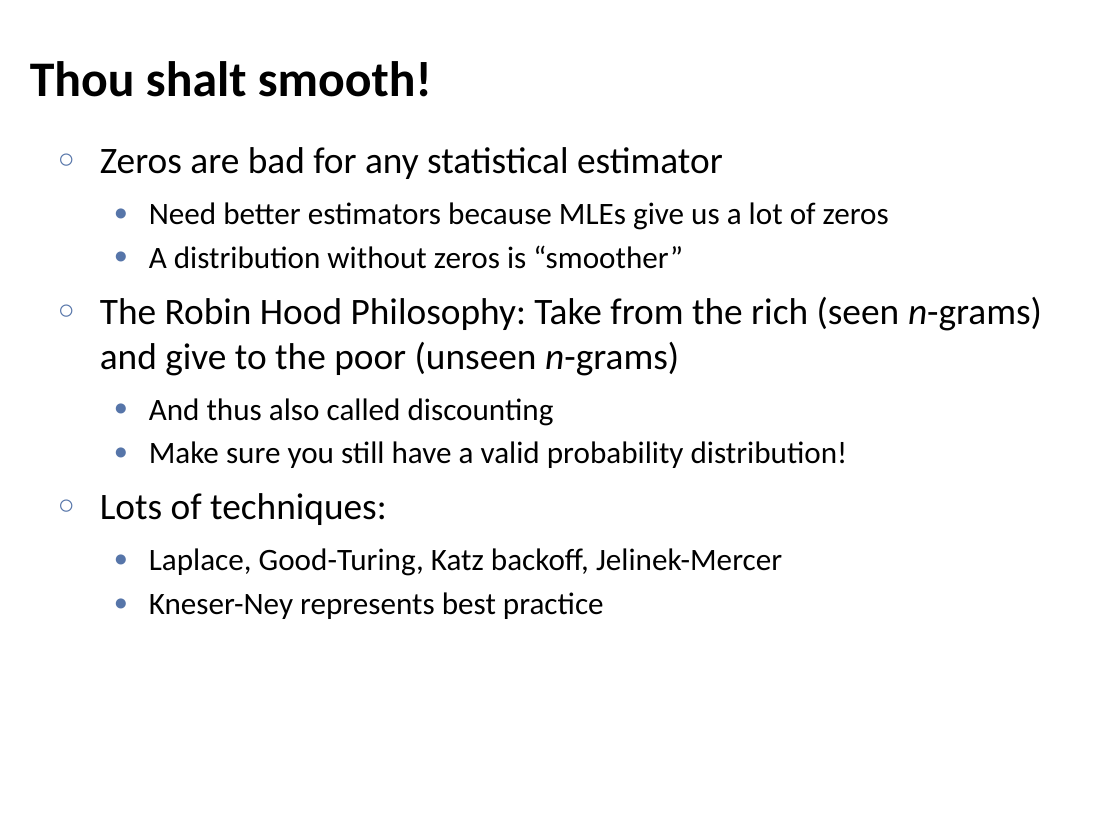
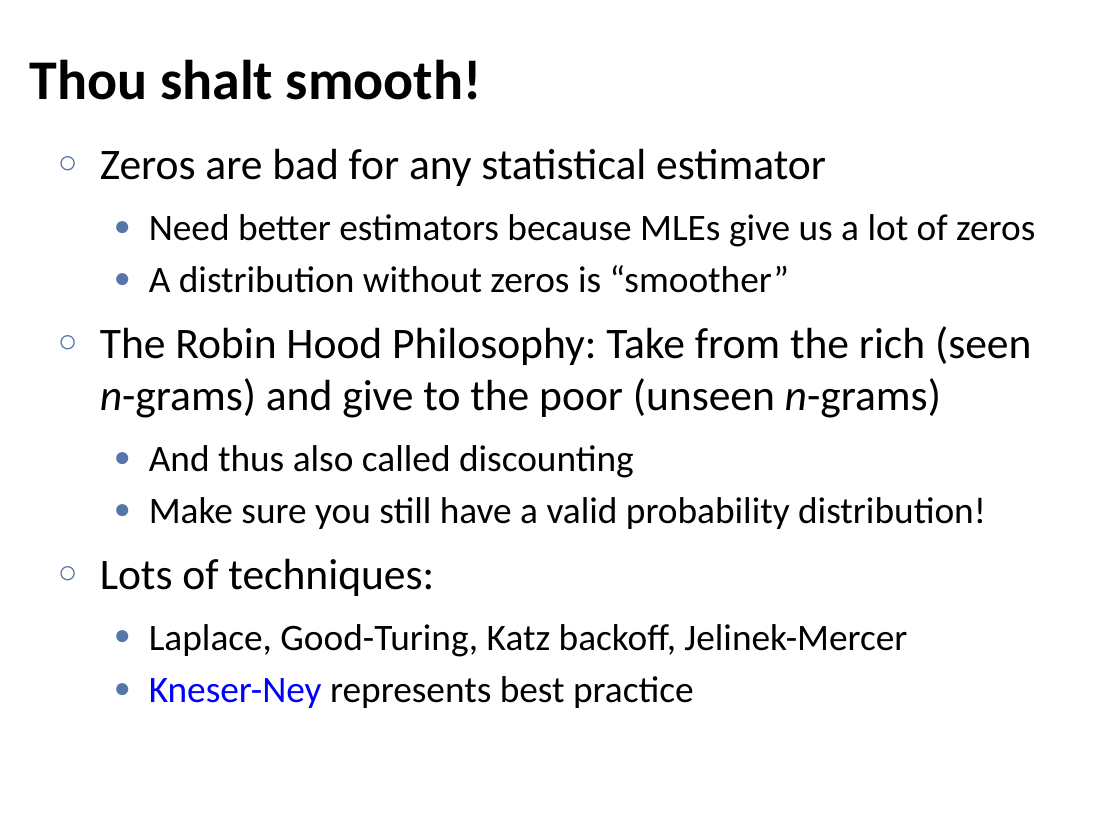
Before and after one commit to chriswjh/chriswjh.github.io, a slide deck: slide 48 of BDM/MapReduce_Algorithm.pptx. Drawn at 1120x840 pixels with LibreOffice and Linux fonts; fonts in the diff are those of the drawing. Boxes give left, top, right and bottom in pixels: in the first picture for what was removed or moved away, otherwise in the second. Text is boxed around its words. In the diff, an @@ line names an element or a change of style, - is before the commit and + after.

```diff
--- a/BDM/MapReduce_Algorithm.pptx
+++ b/BDM/MapReduce_Algorithm.pptx
@@ title "Thou shalt smooth!" at <box>30,59,482,100</box>: size 32 to 36 pt @@
@@ text "Zeros are bad for any ..." at <box>100,148,1035,708</box>: size 24 to 28 pt in "Zeros are bad for any statistical estimator", "The Robin Hood Philosophy: Take from the ...", "Lots of techniques:"; size 20 to 24 pt in "Need better estimators because MLEs give us ...", "A distribution without zeros is “smoother”", "And thus also called discounting", "Make sure you still have a valid ..." and 2 more places; text colour #000000 to #0000FF in "Kneser-Ney"; more space between paragraphs @@
```
Also in this commit, not shown: 52 other slides changed, 2 other files.
